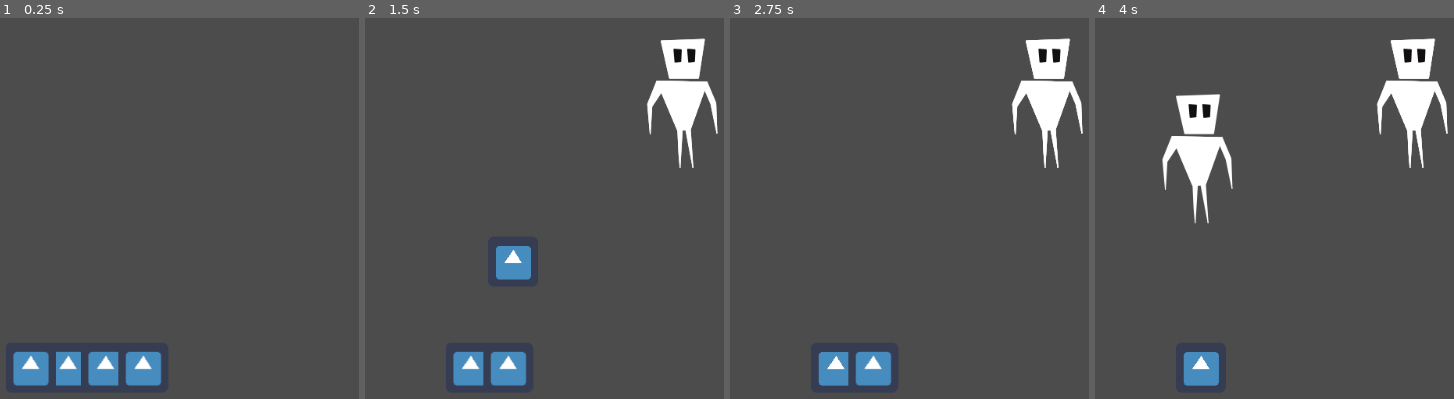
Above: before the commit, frames 1-4 (left to right).
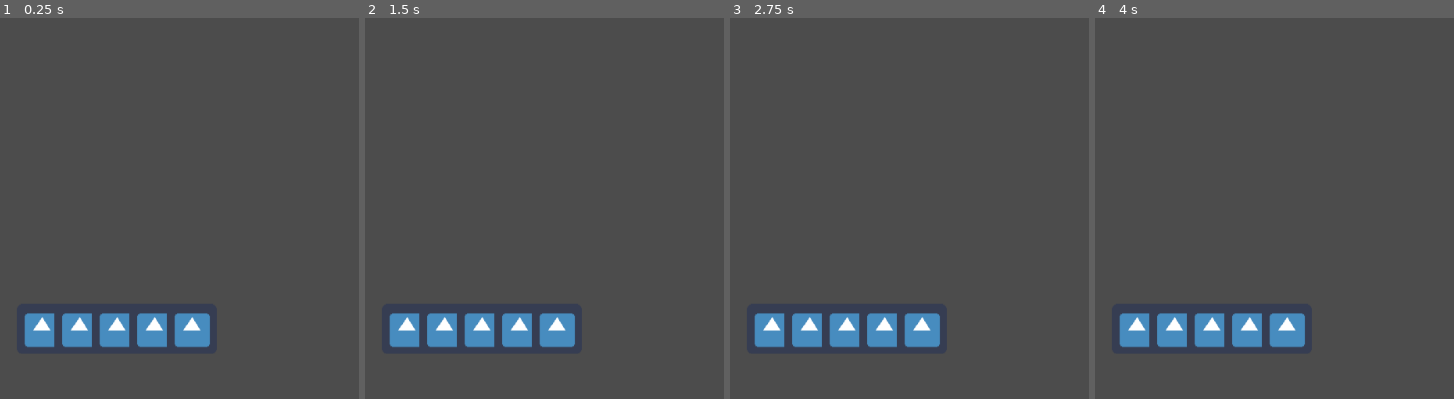
Above: after the commit, the same moments.

Repository: kneghtmare/godot-card-game
Game: Godot game, scene res://General/Game.tscn
Two runs of this game, one before a commit and one after it. Both use one fixed random seed, a clock stepped at 60 frames per second and the inputs below. The engine's default icon, where the game draws it, is replaced by a stand-in: a white triangle on a blue panel in a dark square.
Inputs (mouse positions are in pixels of both pictures, inside the frame that each line leads up to):
- Up to frame 1 (0.25 s): no input
- Up to frame 2 (1.5 s): tap Enter at 0.5 s; drag from (397, 368) to (673, 48) at 0.52 s; drag from (433, 368) to (673, 48) at 1.27 s
- Up to frame 3 (2.75 s): move the mouse to (834, 368) at 2.02 s; click (834, 368) at 2.17 s
- Up to frame 4 (4 s): tap Space at 2.75 s; drag from (1238, 368) to (1188, 105) at 2.77 s; move the mouse to (outside the picture) at 3.52 s; click (outside the picture) at 3.67 s

The runs differ from the first frame. In frame 1, 7.1% of the frame differs, in the area x 3-59%, y 77-97%; in frame 2, 9.4%; in frame 3, 8.5%; in frame 4, 11%, in the area x 6-99%, y 5-97%.

Commit message:
Fixed bug that causes more than 4 children to not sort properly. This was caused by using column_number variable instead of the actual child count

Diff:
--- a/General/DraggableCard.gd
+++ b/General/DraggableCard.gd
@@ -25,6 +25,9 @@
 		if play_area_entered:
 			play()
 
+		if not get_parent().is_sorted():
+			get_parent().do_sort()
+
 
 func play():
 	var instance = card.scene.instance()
--- a/General/Game.tscn
+++ b/General/Game.tscn
@@ -9,9 +9,9 @@
 [node name="Game" type="Node2D"]
 
 [node name="XChildrenSorter" type="Node2D" parent="."]
-position = Vector2( 75.5953, 546.806 )
+position = Vector2( 90.0794, 497.449 )
 script = ExtResource( 2 )
-x_unit = 48
+unit = Vector2( 48, 0 )
 
 [node name="DraggableCard" parent="XChildrenSorter" instance=ExtResource( 1 )]
 
@@ -22,10 +22,10 @@
 position = Vector2( 196.548, 15.1191 )
 
 [node name="DraggableCard4" parent="XChildrenSorter" instance=ExtResource( 1 )]
-position = Vector2( 502.319, 45.3572 )
+position = Vector2( 259.406, 17.364 )
 
 [node name="DraggableCard5" parent="XChildrenSorter" instance=ExtResource( 1 )]
-position = Vector2( 683.747, -50.3969 )
+position = Vector2( 393.36, 34.5833 )
 
 [node name="PlayArea" type="Area2D" parent="." groups=[
 "PlayArea",
--- a/General/XChildrenSorter.gd
+++ b/General/XChildrenSorter.gd
@@ -3,8 +3,7 @@
 
 signal updated_possible_positions
 
-export var x_unit := 16
-export var columns_number := 4
+export var unit := Vector2(16,0)
 
 var possible_positions := []
 var sort := true
@@ -21,8 +20,8 @@
 func update_possible_positions() -> void:
 	var current_position := global_position
 	var i = 0
-	while i < columns_number:
-		current_position.x += x_unit
+	while i < get_child_count():
+		current_position += unit
 		possible_positions.append(current_position)
 		i += 1
 
@@ -39,7 +38,7 @@
 	sort = true
 
 
-func is_children_sorted() -> bool:
+func is_sorted() -> bool:
 	for i in get_children().size():
 		var child = get_child(i)
 		if child.global_position != possible_positions[i]:
